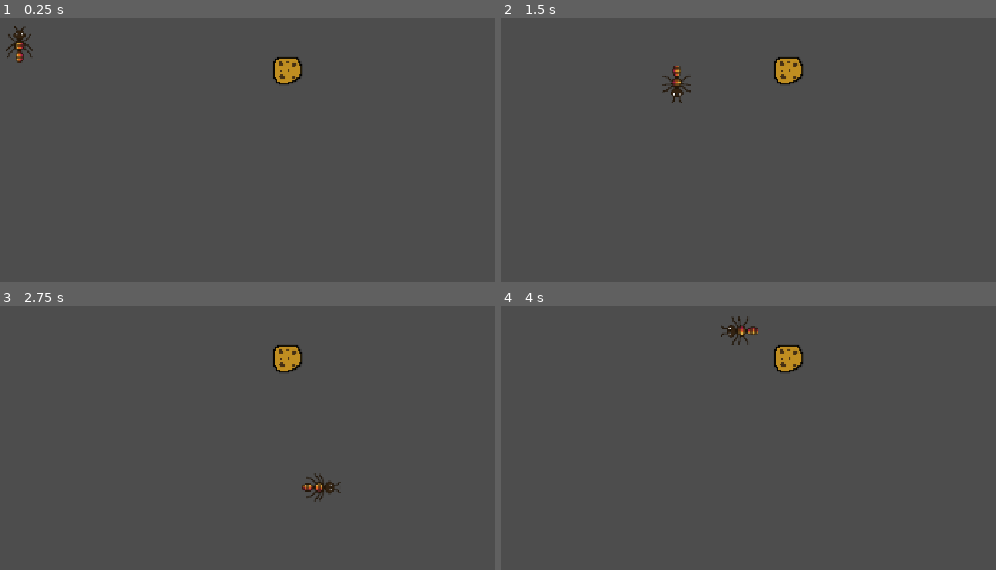
Above: before the commit, frames 1-4 (two rows, left to right).
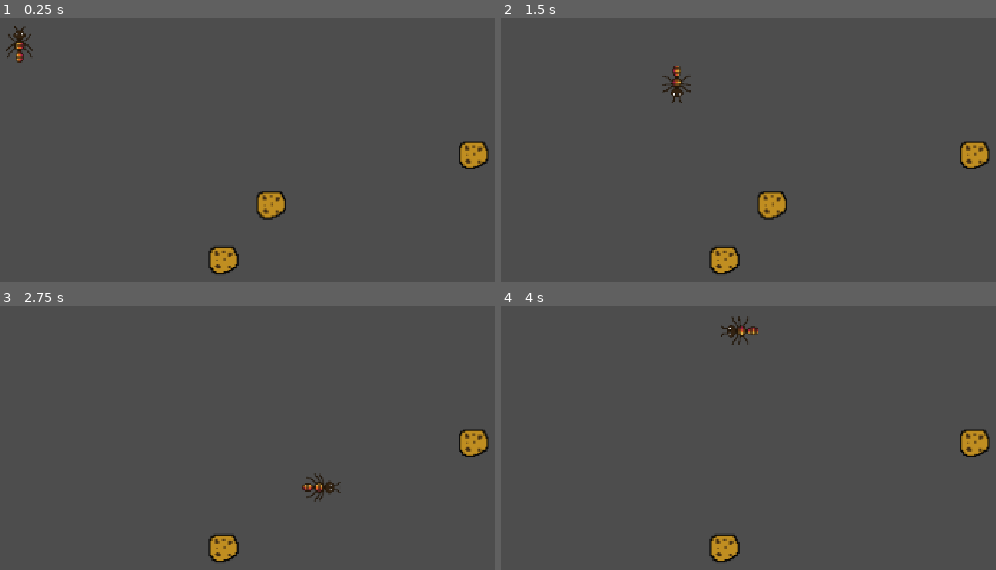
Above: after the commit, the same moments.

Repository: nurali-amirgali/ant-dodger
Game: Godot game, scene res://node_2d.tscn
Same seed, same stepped clock (60 frames per second), same inputs: the game is played once before the commit and once after it.
Inputs (mouse positions are in pixels of both pictures, inside the frame that each line leads up to):
- Up to frame 1 (0.25 s): no input
- Up to frame 2 (1.5 s): tap Enter at 0.5 s; move the mouse to (outside the picture) at 0.52 s; hold D (moveRight) 0.53-1.28 s; tap Alt at 0.6 s; click (outside the picture) at 0.67 s; move the mouse to (713, 216) at 1.27 s; hold S (moveDown) from 1.28 s (still down); tap Shift at 1.35 s
- Up to frame 3 (2.75 s): move the mouse to (450, 382) at 2.02 s; release S (moveDown) at 2.03 s; hold D (moveRight) from 2.03 s (still down); tap Alt at 2.1 s
- Up to frame 4 (4 s): move the mouse to (outside the picture) at 2.77 s; release D (moveRight) at 2.78 s; hold W (moveUp) 2.78-3.53 s; tap Shift at 2.85 s; click (outside the picture) at 2.92 s; move the mouse to (outside the picture) at 3.52 s; hold A (moveLeft) from 3.53 s (still down); tap Alt at 3.6 s

The runs differ from the first frame. In frame 1, 2.2% of the frame differs, in the area x 42-99%, y 14-97%; in frame 2, 2.2%; in frame 3, 1.7%; in frame 4, 1.7%.

Commit message:
added cookies
added basic movement.

added cookies spawning and collecting.

Diff:
--- /dev/null
+++ b/cookie.gd
@@ -0,0 +1,16 @@
+extends Area2D
+
+signal collectedCookie
+
+# Called when the node enters the scene tree for the first time.
+func _ready() -> void:
+	body_entered.connect(onBodyEntered)
+
+# Called every frame. 'delta' is the elapsed time since the previous frame.
+func _process(delta: float) -> void:
+	pass
+
+func onBodyEntered(body):
+	if body.is_in_group("player"):
+		collectedCookie.emit()
+		queue_free()
--- /dev/null
+++ b/cookie.tscn
@@ -0,0 +1,16 @@
+[gd_scene format=3 uid="uid://d3q0ksryyor50"]
+
+[ext_resource type="Script" uid="uid://dvyrpc6t2fssb" path="res://cookie.gd" id="1_4g1sd"]
+[ext_resource type="Texture2D" uid="uid://ds442aavslfl" path="res://cookie.png" id="2_cd8qg"]
+
+[sub_resource type="RectangleShape2D" id="RectangleShape2D_38fgq"]
+
+[node name="cookie" type="Area2D" unique_id=217568236]
+scale = Vector2(2.1, 2.1)
+script = ExtResource("1_4g1sd")
+
+[node name="Sprite2D" type="Sprite2D" parent="." unique_id=1308323826]
+texture = ExtResource("2_cd8qg")
+
+[node name="CollisionShape2D" type="CollisionShape2D" parent="." unique_id=1156400425]
+shape = SubResource("RectangleShape2D_38fgq")
--- /dev/null
+++ b/node_2d.gd
@@ -0,0 +1,23 @@
+extends Node2D
+
+@export var numCookies: int = 3
+@export var cookieScene: PackedScene
+
+var score: int = 0
+
+# Called when the node enters the scene tree for the first time.
+func _ready() -> void:
+	for i in range(numCookies):
+		var cookie = cookieScene.instantiate()
+		add_child(cookie)
+
+		cookie.position = Vector2(randf_range(50, 1100), randf_range(50, 600))
+		cookie.collectedCookie.connect(cookieCollected)
+
+# Called every frame. 'delta' is the elapsed time since the previous frame.
+func _process(delta: float) -> void:
+	pass
+
+func cookieCollected():
+	score += 1
+	print(score)
--- a/node_2d.tscn
+++ b/node_2d.tscn
@@ -2,8 +2,9 @@
 
 [ext_resource type="Texture2D" uid="uid://w3rie150k2ih" path="res://running.png" id="1_0e48y"]
 [ext_resource type="Script" uid="uid://b6ll5rseqhl88" path="res://player.gd" id="1_epypp"]
+[ext_resource type="Script" uid="uid://h5yga0gey4c3" path="res://node_2d.gd" id="1_kdubu"]
 [ext_resource type="Texture2D" uid="uid://drux0u6tiw3t" path="res://idle.png" id="2_epypp"]
-[ext_resource type="Texture2D" uid="uid://ds442aavslfl" path="res://cookie.png" id="4_0hol4"]
+[ext_resource type="PackedScene" uid="uid://d3q0ksryyor50" path="res://cookie.tscn" id="2_q6r6c"]
 
 [sub_resource type="RectangleShape2D" id="RectangleShape2D_n035a"]
 size = Vector2(28, 37)
@@ -70,11 +71,11 @@
 "speed": 5.0
 }]
 
-[sub_resource type="RectangleShape2D" id="RectangleShape2D_38fgq"]
+[node name="Node2D" type="Node2D" unique_id=2091448858]
+script = ExtResource("1_kdubu")
+cookieScene = ExtResource("2_q6r6c")
 
-[node name="Node2D" type="Node2D" unique_id=2091448858]
-
-[node name="player" type="CharacterBody2D" parent="." unique_id=641264823]
+[node name="player" type="CharacterBody2D" parent="." unique_id=641264823 groups=["player"]]
 position = Vector2(69.9152, 108.23874)
 scale = Vector2(1.5, 1.5)
 script = ExtResource("1_epypp")
@@ -95,12 +96,6 @@
 [node name="Camera2D" type="Camera2D" parent="." unique_id=1444641023]
 position = Vector2(576, 324)
 
-[node name="cookie" type="Area2D" parent="." unique_id=1652001504]
+[node name="cookie" parent="." unique_id=217568236 instance=ExtResource("2_q6r6c")]
+visible = false
 position = Vector2(456, 147)
-scale = Vector2(2.1, 2.1)
-
-[node name="Sprite2D" type="Sprite2D" parent="cookie" unique_id=361102428]
-texture = ExtResource("4_0hol4")
-
-[node name="CollisionShape2D" type="CollisionShape2D" parent="cookie" unique_id=1350757781]
-shape = SubResource("RectangleShape2D_38fgq")
Not shown, added: cookie.gd.uid
Not shown, added: node_2d.gd.uid
